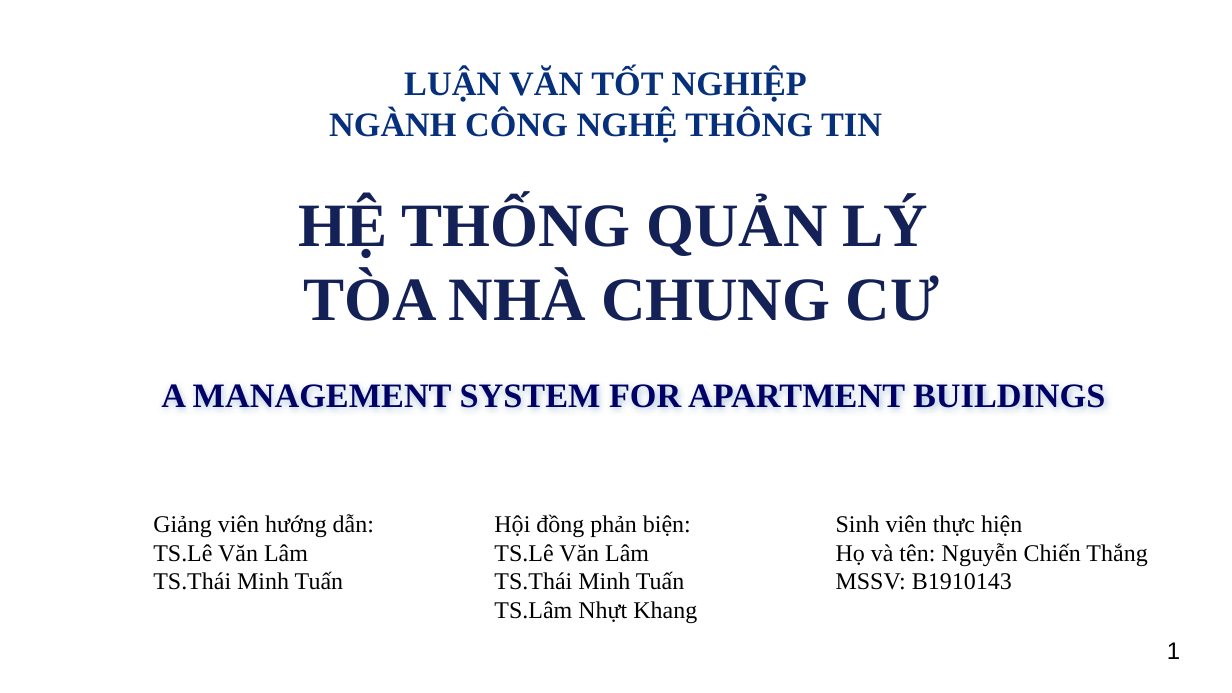
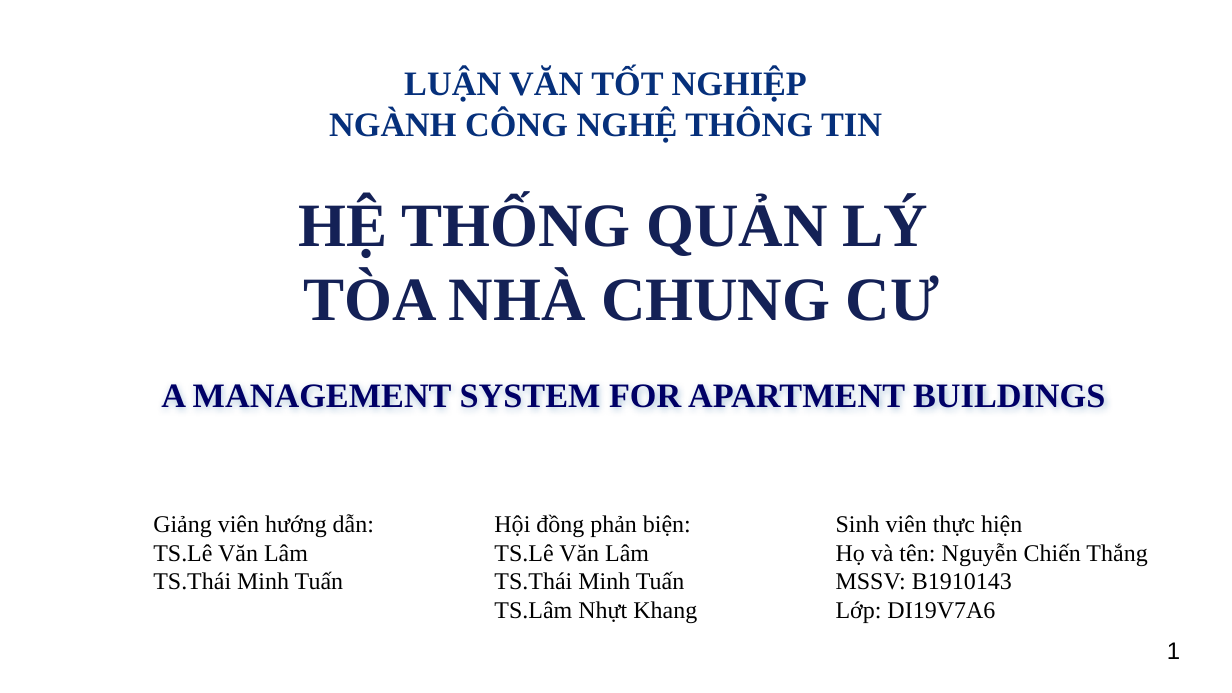
Before and after one commit to NguyenChienThangB1910143/QL_ChungCy, a slide deck: slide 1 of LCTN/B1910143_NguyenChienThang.pptx. Drawn at 1232x693 pixels with LibreOffice and Linux fonts; fonts in the diff are those of the drawing; background and template pictures are left out. Boxes give left, top, right and bottom in pixels: in the first picture for what was removed or moved away, otherwise in the second. Text is boxed around its words. In the diff, an @@ line names an element or a change of style, - is before the commit and + after.

```diff
--- a/LCTN/B1910143_NguyenChienThang.pptx
+++ b/LCTN/B1910143_NguyenChienThang.pptx
@@ text at bbox=[836, 601, 995, 623]: paragraph added @@
+Lớp: DI19V7A6
```
Also in this commit, not shown: 1 other slide changed, 20 other files.
